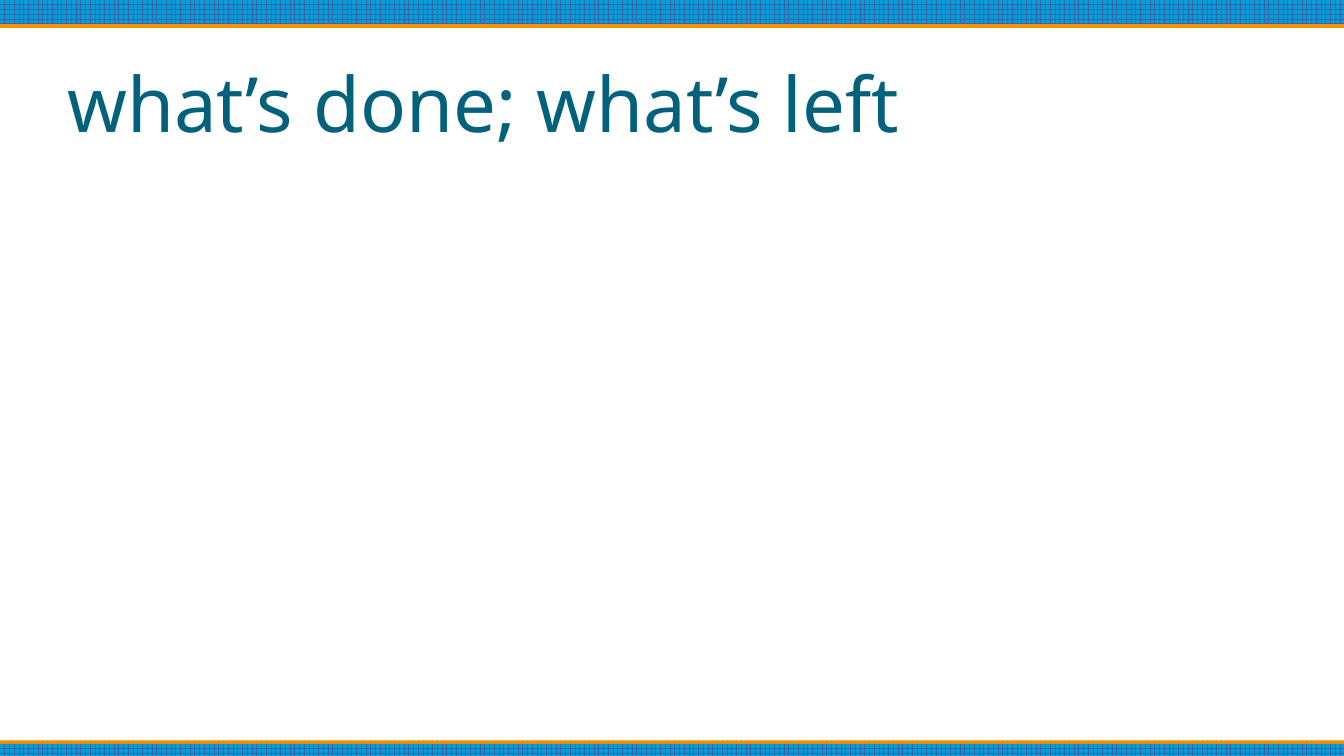
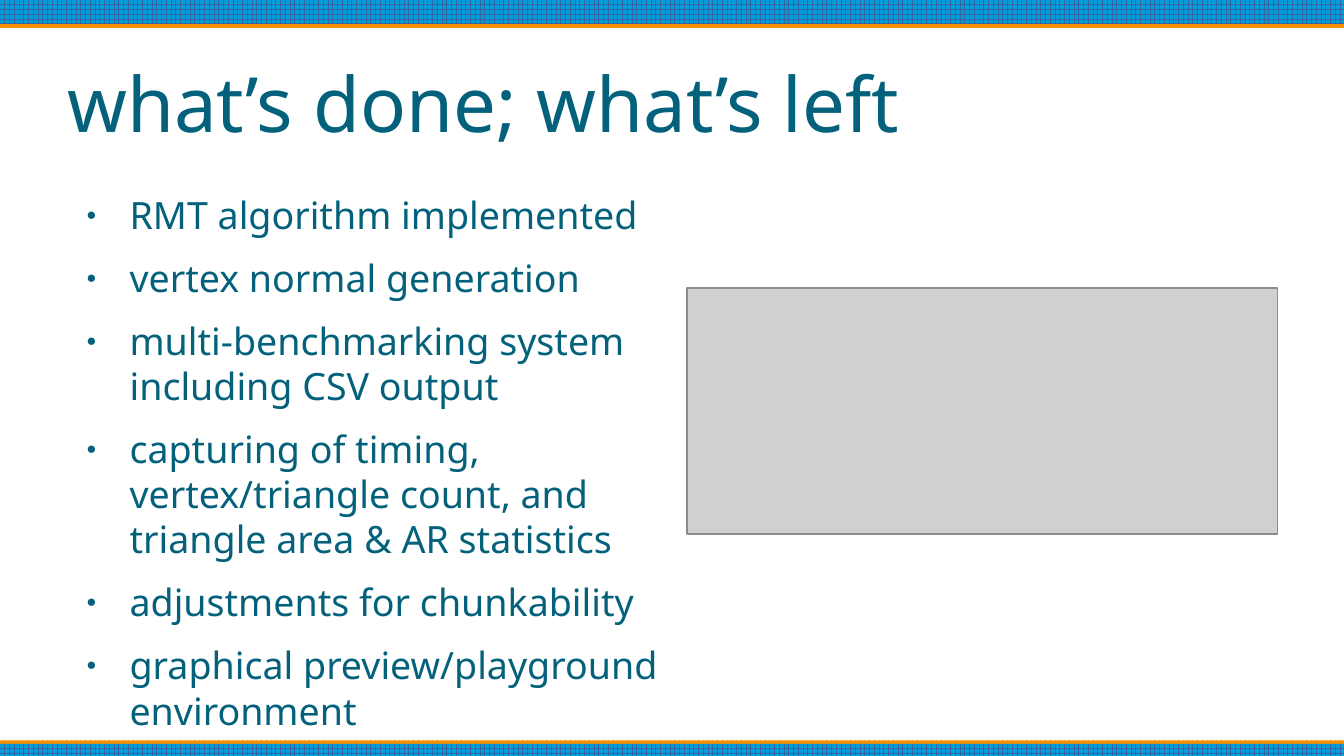
Before and after one commit to oculometric/marching-tetrahedra-fyp, a slide deck: slide 17 of doc/mid project review.odp (slide 15 before the commit). Drawn at 1344x756 pixels with LibreOffice and Linux fonts; fonts in the diff are those of the drawing; grey boxes stand for pictures. Boxes give left, top, right and bottom in pixels: in the first picture for what was removed or moved away, otherwise in the second. Text is boxed around its words. In the diff, an @@ line names an element or a change of style, - is before the commit and + after.

Commit message:
big chunk of the powerpoint

```diff
--- a/doc/mid project review.odp
+++ b/doc/mid project review.odp
@@ text added at (x1=130, y1=200, x2=657, y2=688), 22.2 pt, text #04617B @@
+● RMT algorithm implemented
+● vertex normal generation
+● multi-benchmarking system including CSV output
+● capturing of timing, vertex/triangle count, and triangle area & AR statistics
+● adjustments for chunkability
+● graphical preview/playground environment
@@ picture added at (x1=688, y1=288, x2=1278, y2=534) @@
```
Also in this commit, not shown: 4 other slides changed, 8 slides added, 3 slides removed, 1 other file.
